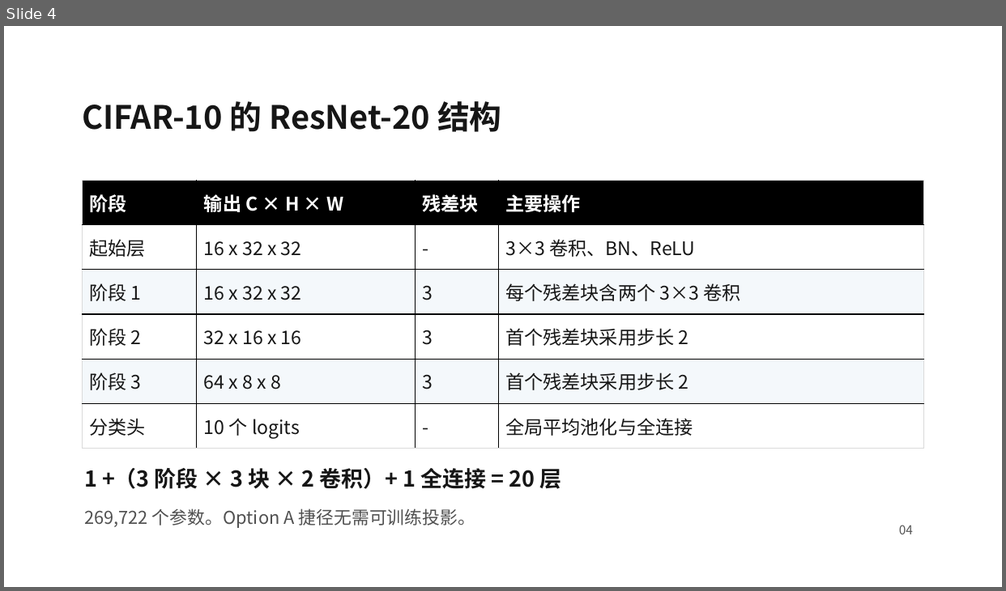
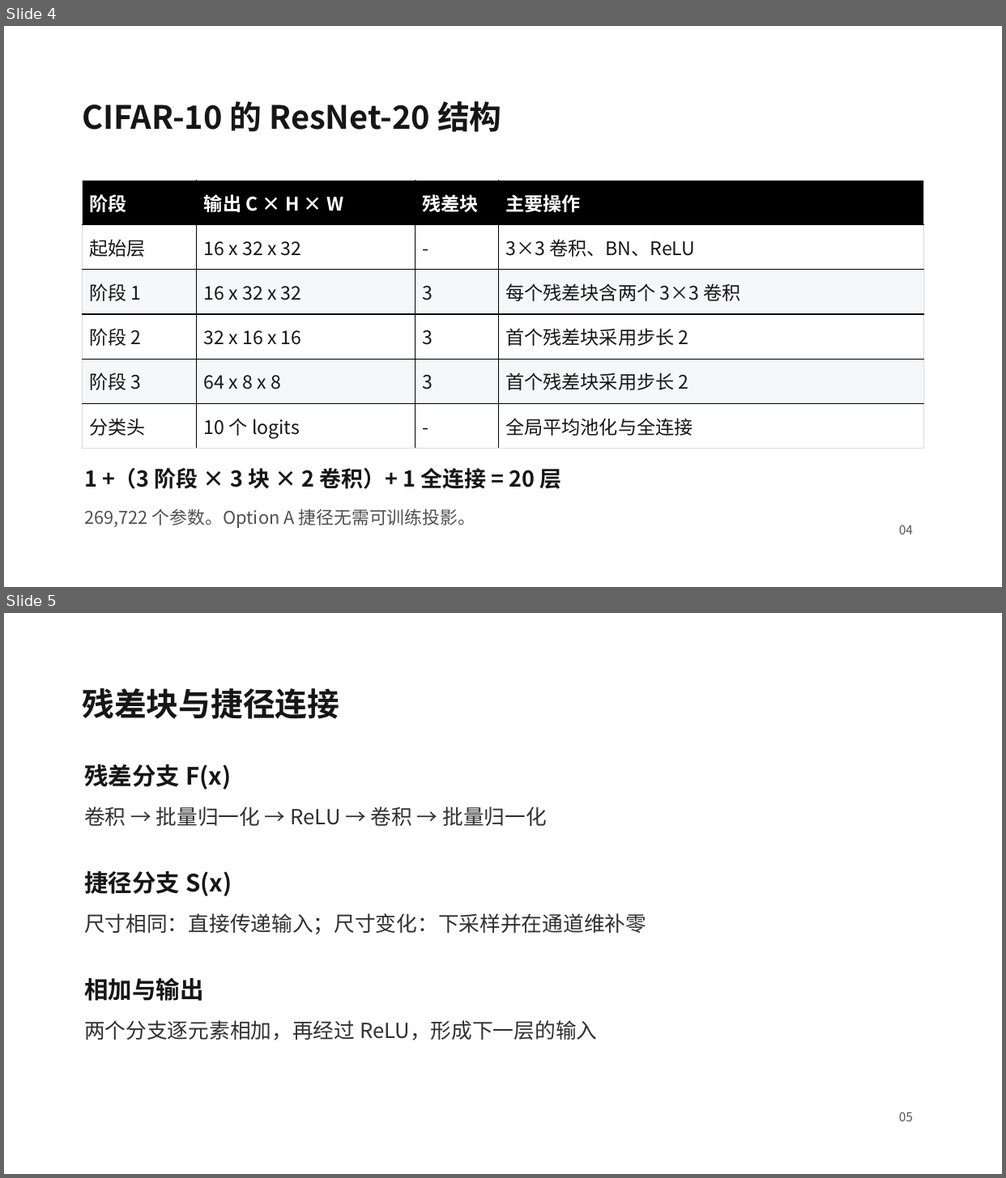
Before and after one commit to liuyanze910-svg/miae01-resnet-replication, a slide deck: docs/slides/week4_a_background_methods_cn.pptx. Shown one above the other, each under a label of ours: slide 4 before the commit, slides 4 and 5 after it. The pictures are 1006x591 and 1006x1178 pixels, drawn with LibreOffice and Linux fonts; fonts in the diff are those of the drawing; background and template pictures are left out. Boxes give left, top, right and bottom in pixels: in the first picture for what was removed or moved away, otherwise in the second. Text is boxed around its words. In the diff, an @@ line names an element or a change of style, - is before the commit and + after.

```diff
--- a/docs/slides/week4_a_background_methods_cn.pptx
+++ b/docs/slides/week4_a_background_methods_cn.pptx
@@ slide 5 added at [4,613,1002,1174], background picture (left out) @@
@@ text added at [82,688,339,719], 31 pt, text #161616, bold @@
+残差块与捷径连接
@@ text added at [84,764,231,790], 23 pt, text #161616, bold @@
+残差分支 F(x)
@@ text added at [84,807,547,826], 20 pt, text #303030 @@
+卷积 → 批量归一化 → ReLU → 卷积 → 批量归一化
@@ text added at [84,871,232,897], 23 pt, text #161616, bold @@
+捷径分支 S(x)
@@ text added at [84,914,646,935], 20 pt, text #303030 @@
+尺寸相同：直接传递输入；尺寸变化：下采样并在通道维补零
@@ text added at [84,978,204,1001], 23 pt, text #161616, bold @@
+相加与输出
@@ text added at [84,1020,597,1041], 20 pt, text #303030 @@
+两个分支逐元素相加，再经过 ReLU，形成下一层的输入
@@ text added at [899,1112,913,1122], 12 pt, text #555555 @@
+05
```
Also in this commit, not shown: 8 slides changed, 2 other slides added.
